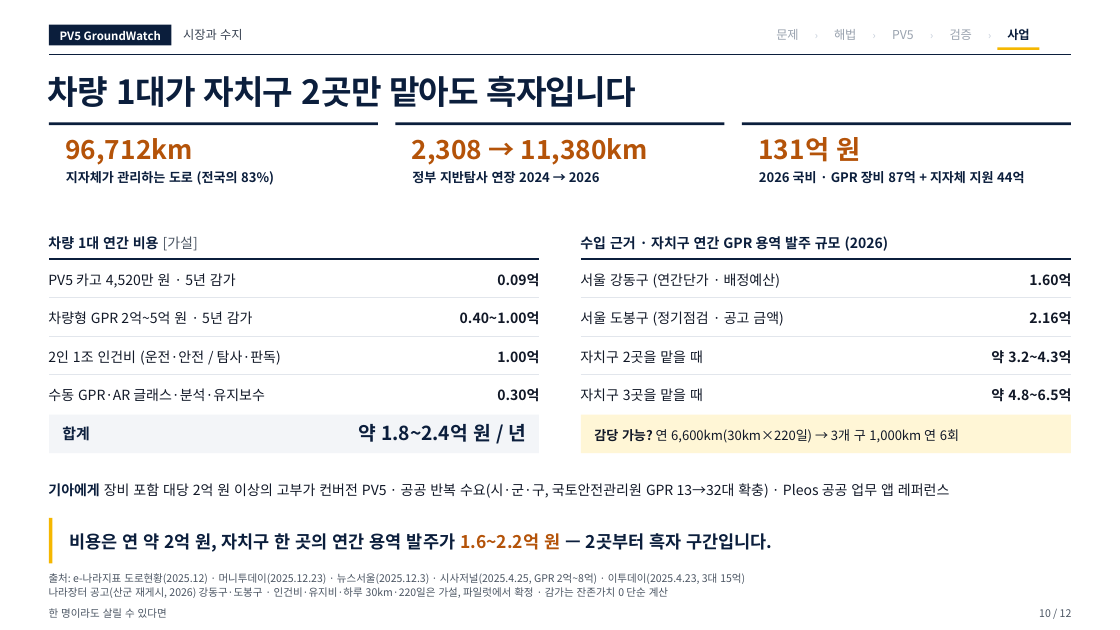
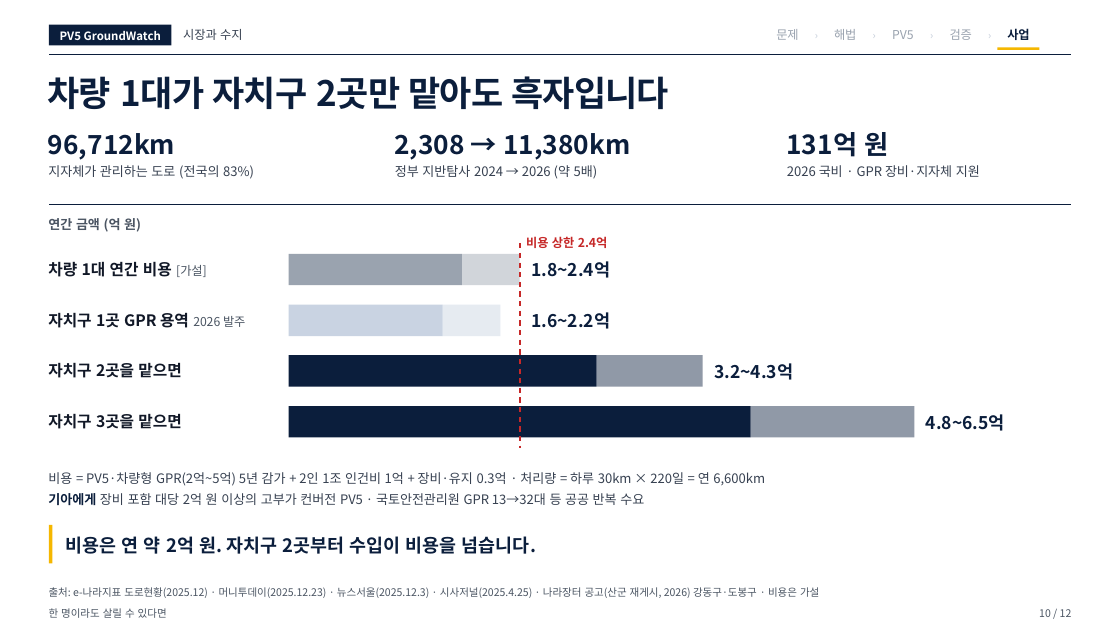
Before and after one commit to woojin-choe/pv5-hose-lab, a slide deck: slide 10 of ppt_all/PV5_GroundWatch_10_22.pptx. Drawn at 1120x630 pixels with LibreOffice and Linux fonts; fonts in the diff are those of the drawing. Boxes give left, top, right and bottom in pixels: in the first picture for what was removed or moved away, otherwise in the second. Text is boxed around its words. In the diff, an @@ line names an element or a change of style, - is before the commit and + after.

```diff
--- a/ppt_all/PV5_GroundWatch_10_22.pptx
+++ b/ppt_all/PV5_GroundWatch_10_22.pptx
@@ text "차량 1대가 자치구 2곳만 맡아도 ..." at (x1=48, y1=76, x2=669, y2=109): size 28.5 to 30 pt @@
@@ text "96,712km" moved from (x1=65, y1=138, x2=192, y2=165) to (x1=48, y1=133, x2=175, y2=160) @@
@@ text "2,308 → 11,380km" moved from (x1=412, y1=138, x2=648, y2=165) to (x1=394, y1=133, x2=630, y2=160) @@
@@ rectangle removed at (x1=396, y1=123, x2=725, y2=125) @@
@@ rectangle removed at (x1=742, y1=123, x2=1071, y2=125) @@
@@ text colour #B45309 to #0B1E3C in 3 elements at (x1=394, y1=133, x2=630, y2=160), (x1=48, y1=133, x2=175, y2=160), (x1=786, y1=132, x2=889, y2=157) @@
@@ text "131억 원" moved from (x1=758, y1=137, x2=861, y2=162) to (x1=786, y1=132, x2=889, y2=157) @@
@@ text "지자체가 관리하는 도로 (전국의 83%)" moved from (x1=66, y1=171, x2=274, y2=185) to (x1=48, y1=165, x2=254, y2=179) @@
@@ text "지자체가 관리하는 도로 (전국의 83%)" at (x1=48, y1=165, x2=254, y2=179): text colour #0B1E3C to #374151, bold off @@
@@ text at (x1=395, y1=165, x2=598, y2=179): text changed; text colour #0B1E3C to #374151; bold off @@
-정부 지반탐사 연장 2024 → 2026
+정부 지반탐사 2024 → 2026 (약 5배)
@@ text at (x1=787, y1=165, x2=980, y2=177): text changed; text colour #0B1E3C to #374151; bold off @@
-2026 국비 · GPR 장비 87억 + 지자체 지원 44억
+2026 국비 · GPR 장비·지자체 지원
@@ text at (x1=526, y1=236, x2=608, y2=248): text changed; size 16.5 to 10.5 pt; text colour #0B1E3C to #C62828 @@
-약 1.8~2.4억 원 / 년
+비용 상한 2.4억
@@ text "차량 1대 연간 비용 [가설]" moved from (x1=48, y1=236, x2=198, y2=251) to (x1=48, y1=261, x2=207, y2=277) @@
@@ text "차량 1대 연간 비용 [가설]" at (x1=48, y1=261, x2=207, y2=277): size 12 to 13.5 pt, text colour #0B1E3C to #111827 in "차량 1대 연간 비용"; size 12 to 10.5 pt in "[가설]" @@
@@ group added at (x1=48, y1=205, x2=1071, y2=449): 6 rectangles, 2 freeform shapes, 2 texts @@
+연간 금액 (억 원)
+1.8~2.4억
@@ text at (x1=48, y1=312, x2=245, y2=328): text changed; size 12 to 13.5 pt; text colour #0B1E3C to #111827 @@
-수입 근거 · 자치구 연간 GPR 용역 발주 규모 (2026)
+자치구 1곳 GPR 용역 2026 발주
@@ text at (x1=531, y1=312, x2=610, y2=329): text changed; size 12 to 15 pt; text colour #111827 to #0B1E3C @@
-0.40~1.00억
+1.6~2.2억
@@ rectangle resized from (x1=49, y1=123, x2=378, y2=125) to (x1=289, y1=355, x2=597, y2=387) @@
@@ text at (x1=48, y1=362, x2=181, y2=378): text changed; size 12 to 13.5 pt; bold on @@
-자치구 2곳을 맡을 때
+자치구 2곳을 맡으면
@@ text at (x1=714, y1=363, x2=793, y2=380): text changed; size 12 to 15 pt; text colour #111827 to #0B1E3C @@
-약 3.2~4.3억
+3.2~4.3억
@@ text at (x1=48, y1=413, x2=181, y2=429): text changed; size 12 to 13.5 pt; bold on @@
-자치구 3곳을 맡을 때
+자치구 3곳을 맡으면
@@ rectangle resized from (x1=581, y1=415, x2=1071, y2=454) to (x1=751, y1=406, x2=915, y2=438) @@
@@ rectangle at (x1=751, y1=406, x2=915, y2=438): fill #FFF6D6 to #0B1E3C at 45% opacity @@
@@ text at (x1=926, y1=414, x2=1005, y2=431): text changed; size 12 to 15 pt; text colour #111827 to #0B1E3C @@
-약 4.8~6.5억
+4.8~6.5억
@@ group removed at (x1=48, y1=259, x2=539, y2=454): 8 texts, 4 freeform shapes, 1 rectangle @@
-PV5 카고 4,520만 원 · 5년 감가
-0.09억
-차량형 GPR 2억~5억 원 · 5년 감가
-2인 1조 인건비 (운전·안전 / 탐사·판독)
-1.00억
-수동 GPR·AR 글래스·분석·유지보수
-0.30억
-합계
@@ group removed at (x1=580, y1=259, x2=1071, y2=443): 5 texts, 4 freeform shapes @@
-서울 강동구 (연간단가 · 배정예산)
-1.60억
-서울 도봉구 (정기점검 · 공고 금액)
-2.16억
-감당 가능? 연 6,600km(30km×220일) → 3개 구 1,000km 연 6회
@@ text added at (x1=48, y1=472, x2=765, y2=486), 11.2 pt, text #374151 @@
+비용 = PV5·차량형 GPR(2억~5억) 5년 감가 + 2인 1조 인건비 1억 + 장비·유지 0.3억 · 처리량 = 하루 30km × 220일 = 연 6,600km
@@ text at (x1=48, y1=493, x2=644, y2=505): text changed; size 12 to 11.2 pt; text colour #111827 to #374151 @@
-기아에게 장비 포함 대당 2억 원 이상의 고부가 컨버전 PV5 · 공공 반복 수요(시·군·구, 국토안전관리원 GPR 13→32대 확충) · Pleos 공공 업무 앱 레퍼런스
+기아에게 장비 포함 대당 2억 원 이상의 고부가 컨버전 PV5 · 국토안전관리원 GPR 13→32대 등 공공 반복 수요
@@ rectangle resized from (x1=49, y1=518, x2=52, y2=564) to (x1=49, y1=525, x2=52, y2=564) @@
@@ text at (x1=66, y1=536, x2=536, y2=554): text changed; size 15 to 15.8 pt @@
-비용은 연 약 2억 원, 자치구 한 곳의 연간 용역 발주가 1.6~2.2억 원 — 2곳부터 흑자 구간입니다.
+비용은 연 약 2억 원. 자치구 2곳부터 수입이 비용을 넘습니다.
@@ text at (x1=49, y1=587, x2=819, y2=598): text changed @@
-출처: e-나라지표 도로현황(2025.12) · 머니투데이(2025.12.23) · 뉴스서울(2025.12.3) · 시사저널(2025.4.25, GPR 2억~8억) · 이투데이(2025.4.23, 3대 15억)
+출처: e-나라지표 도로현황(2025.12) · 머니투데이(2025.12.23) · 뉴스서울(2025.12.3) · 시사저널(2025.4.25) · 나라장터 공고(산군 재게시, 2026) 강동구·도봉구 · 비용은 가설
@@ text removed at (x1=49, y1=587, x2=668, y2=598) @@
-나라장터 공고(산군 재게시, 2026) 강동구·도봉구 · 인건비·유지비·하루 30km·220일은 가설, 파일럿에서 확정 · 감가는 잔존가치 0 단순 계산
```
Also in this commit, not shown: 4 other slides changed, 12 other files.
